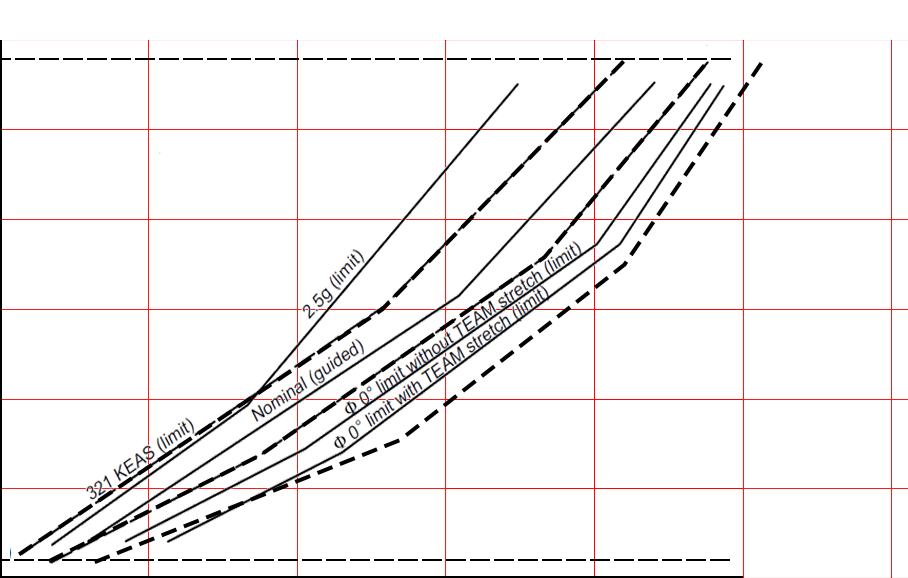
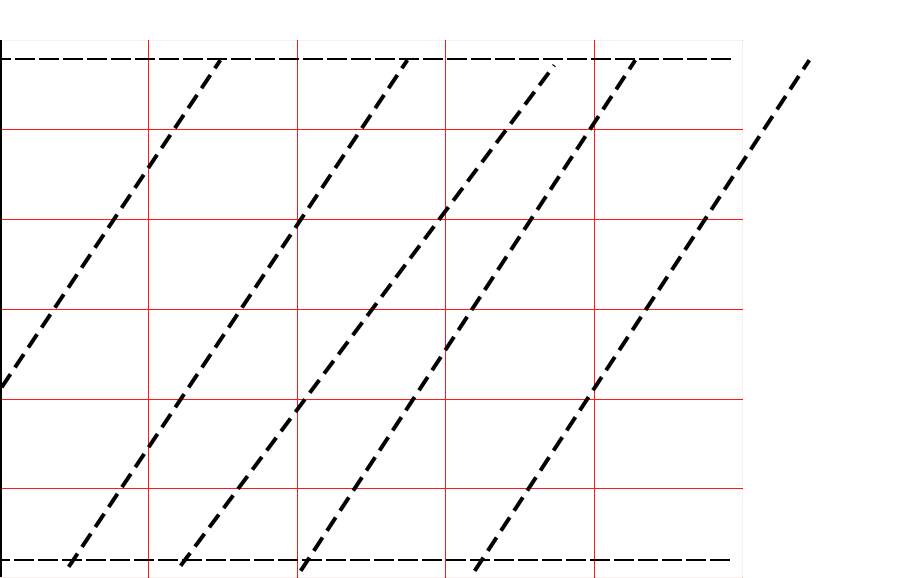
Two versions of the same layered image (w=908, h=578). Layer-by-layer changes:
showed group "traj3" (6 layers) over [2, 40, 743, 571]
hid group "traj5" (4 layers) over [10, 40, 788, 567]
painted on "Shape 22" over [94, 61, 777, 561]
painted on "Shape 21" over [32, 64, 703, 560]
painted on "Shape 20" over [16, 56, 622, 553]
hid "Layer 5" over [10, 40, 788, 567]
hid "Shape 1" over [0, 576, 743, 578]
hid "grid copy" over [446, 40, 908, 578]
